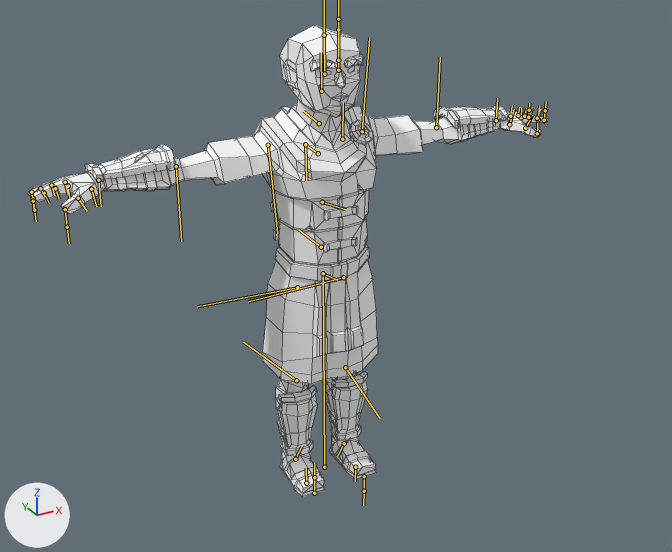
What one commit did to the FBX model Main/AncientEmpire/Character/Male/SK_Captain_Male_01.fbx.
The view is the same before and after, from a 50 mm lens placed at (-1.52, -2.86, 2.28), pointed at (0.05, -0.01, 0.86). Arrows for +X, +Y and +Z are at lower left; the lights stay in place. The bones that bend it are drawn over the model as lines. Mesh edges are drawn as thin lines.

The first picture shows 'SM_Chr_Captain_Male_01'.
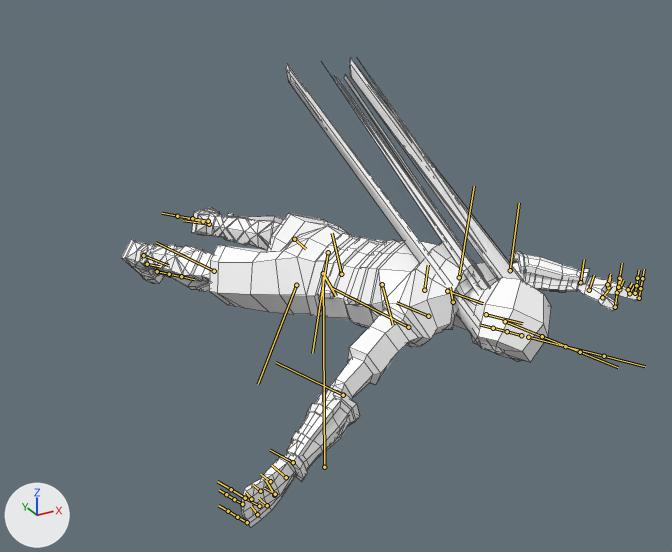
The newer file adds an action. The first version stands in its rest pose; the second is drawn at frame 81 of the action 'Armature|Armature|Armature|Armature|Take 001|BaseLayer'.

Location of each change, [x1, y1, x2, y2] in pixels of the pictures (672 x 552 px):
'SM_Chr_Captain_Male_01', posed
    before: [28, 25, 548, 497]
    after: [122, 57, 641, 528]
bone 'Hips', root to tip
    before: (323, 273) to (337, 280)
    after: (323, 273) to (336, 296)
bone 'Spine_01', root to tip
    before: (321, 247) to (299, 230)
    after: (341, 274) to (332, 233)
bone 'Spine_02', root to tip
    before: (322, 202) to (345, 209)
    after: (382, 284) to (393, 325)
bone 'Spine_03', root to tip
    before: (318, 153) to (305, 144)
    after: (424, 290) to (428, 265)
bone 'Neck', root to tip
    before: (319, 123) to (303, 111)
    after: (453, 302) to (450, 287)
bone 'Head', root to tip
    before: (321, 91) to (321, 52)
    after: (486, 314) to (522, 323)
bone 'Eyes', root to tip
    before: (338, 70) to (338, 29)
    after: (521, 335) to (507, 331)
bone 'Clavicle_L', root to tip
    before: (342, 139) to (343, 102)
    after: (447, 291) to (483, 303)
bone 'Shoulder_L', root to tip
    before: (362, 131) to (369, 37)
    after: (459, 277) to (474, 186)
bone 'Elbow_L', root to tip
    before: (436, 127) to (440, 57)
    after: (510, 270) to (519, 203)
bone 'Clavicle_R', root to tip
    before: (305, 144) to (306, 180)
    after: (428, 316) to (396, 302)
bone 'UpperLeg_R', root to tip
    before: (297, 287) to (197, 306)
    after: (296, 285) to (258, 384)
bone 'UpperLeg_L', root to tip
    before: (343, 277) to (248, 301)
    after: (328, 252) to (312, 353)
bone 'LowerLeg_L', root to tip
    before: (345, 367) to (380, 418)
    after: (294, 239) to (306, 249)

Edits to the bpy script that builds the scene:
```text
Change bone_hips:
    where bone_hips = bpy.data.objects['Armature'].pose.bones['Hips']  # child of 'Root'
    bone_hips.location: (0.0, 0.0, 0.0) -> (-78.8, -11.9, 0.0)
    bone_hips.rotation_quaternion: (1.0, 0.0, 0.0, 0.0) -> (0.715, 0.255, 0.052, 0.649)  # degrees (0, 0, 0) -> degrees (27, -15, 81)
Change bone_spine_01:
    where bone_spine_01 = bpy.data.objects['Armature'].pose.bones['Spine_01']  # child of 'Hips'
    bone_spine_01.rotation_quaternion: (1.0, 0.0, 0.0, 0.0) -> (0.998, -0.049, 0.018, -0.044)  # degrees (0, 0, 0) -> degrees (-6, 2, -5)
Change bone_spine_02:
    where bone_spine_02 = bpy.data.objects['Armature'].pose.bones['Spine_02']  # child of 'Spine_01'
    bone_spine_02.rotation_quaternion: (1.0, 0.0, 0.0, 0.0) -> (0.998, -0.009, -0.032, 0.052)  # degrees (0, 0, 0) -> degrees (-1, -4, 6)
Change bone_spine_03:
    where bone_spine_03 = bpy.data.objects['Armature'].pose.bones['Spine_03']  # child of 'Spine_02'
    bone_spine_03.rotation_quaternion: (1.0, 0.0, 0.0, 0.0) -> (0.998, -0.031, -0.01, -0.044)  # degrees (0, 0, 0) -> degrees (-3, -1, -5)
Change bone_neck:
    where bone_neck = bpy.data.objects['Armature'].pose.bones['Neck']  # child of 'Spine_03'
    bone_neck.rotation_quaternion: (1.0, 0.0, 0.0, 0.0) -> (0.964, 0.262, 0.042, 0.021)  # degrees (0, 0, 0) -> degrees (31, 4, 4)
Change bone_head:
    where bone_head = bpy.data.objects['Armature'].pose.bones['Head']  # child of 'Neck'
    bone_head.rotation_quaternion: (1.0, 0.0, 0.0, 0.0) -> (0.999, -0.035, 0.029, -0.024)  # degrees (0, 0, 0) -> degrees (-4, 3, -3)
Change bone_eyes:
    where bone_eyes = bpy.data.objects['Armature'].pose.bones['Eyes']  # child of 'Head'
    bone_eyes.rotation_quaternion: (1.0, 0.0, 0.0, 0.0) -> (0.0, 0.0, 0.0, 1.0)  # degrees (0, 0, 0) -> degrees (0, 0, -180)
    bone_eyes.scale: (1.0, 1.0, 1.0) -> (-1.0, 0.41, 1.0)
Change bone_clavicle_l:
    where bone_clavicle_l = bpy.data.objects['Armature'].pose.bones['Clavicle_L']  # child of 'Spine_03'
    bone_clavicle_l.location: (0.0, 0.0, 0.0) -> (1.2, -0.7, -0.3)
    bone_clavicle_l.rotation_quaternion: (1.0, 0.0, 0.0, 0.0) -> (0.938, 0.063, -0.335, -0.056)  # degrees (0, 0, 0) -> degrees (12, -38, -11)
Change bone_shoulder_l:
    where bone_shoulder_l = bpy.data.objects['Armature'].pose.bones['Shoulder_L']  # child of 'Clavicle_L'
    bone_shoulder_l.rotation_quaternion: (1.0, 0.0, 0.0, 0.0) -> (0.653, -0.708, -0.061, 0.263)  # degrees (0, 0, 0) -> degrees (-91, 17, 27)
Change bone_elbow_l:
    where bone_elbow_l = bpy.data.objects['Armature'].pose.bones['Elbow_L']  # child of 'Shoulder_L'
    bone_elbow_l.rotation_quaternion: (1.0, 0.0, 0.0, 0.0) -> (0.856, -0.002, -0.516, 0.0)  # degrees (0, 0, 0) -> degrees (0, -62, 0)
Change bone_clavicle_r:
    where bone_clavicle_r = bpy.data.objects['Armature'].pose.bones['Clavicle_R']  # child of 'Spine_03'
    bone_clavicle_r.location: (0.0, 0.0, 0.0) -> (0.8, 0.1, 0.1)
    bone_clavicle_r.rotation_quaternion: (1.0, 0.0, 0.0, 0.0) -> (0.993, 0.014, -0.115, -0.016)  # degrees (0, 0, 0) -> degrees (2, -13, -2)
Change bone_upperleg_r:
    where bone_upperleg_r = bpy.data.objects['Armature'].pose.bones['UpperLeg_R']  # child of 'Hips'
    bone_upperleg_r.location: (0.0, 0.0, 0.0) -> (-0.2, 0.4, 0.1)
    bone_upperleg_r.rotation_quaternion: (1.0, 0.0, 0.0, 0.0) -> (0.974, -0.21, -0.07, 0.038)  # degrees (0, 0, 0) -> degrees (-25, -7, 6)
Change bone_upperleg_l:
    where bone_upperleg_l = bpy.data.objects['Armature'].pose.bones['UpperLeg_L']  # child of 'Hips'
    bone_upperleg_l.rotation_quaternion: (1.0, 0.0, 0.0, 0.0) -> (0.888, 0.411, 0.176, 0.108)  # degrees (0, 0, 0) -> degrees (52, 13, 20)
Change bone_lowerleg_l:
    where bone_lowerleg_l = bpy.data.objects['Armature'].pose.bones['LowerLeg_L']  # child of 'UpperLeg_L'
    bone_lowerleg_l.rotation_quaternion: (1.0, 0.0, 0.0, 0.0) -> (0.874, 0.0, -0.069, 0.48)  # degrees (0, 0, 0) -> degrees (-4, -7, 58)
```
